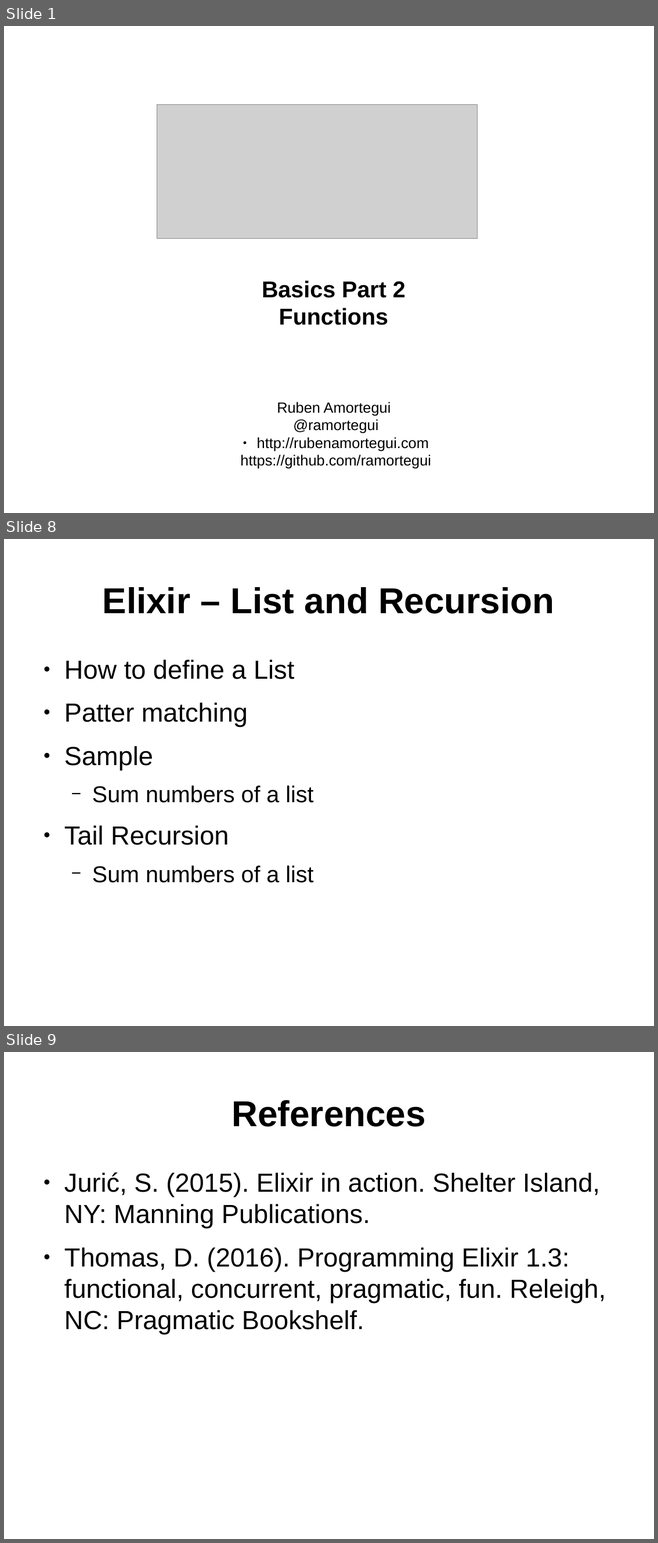
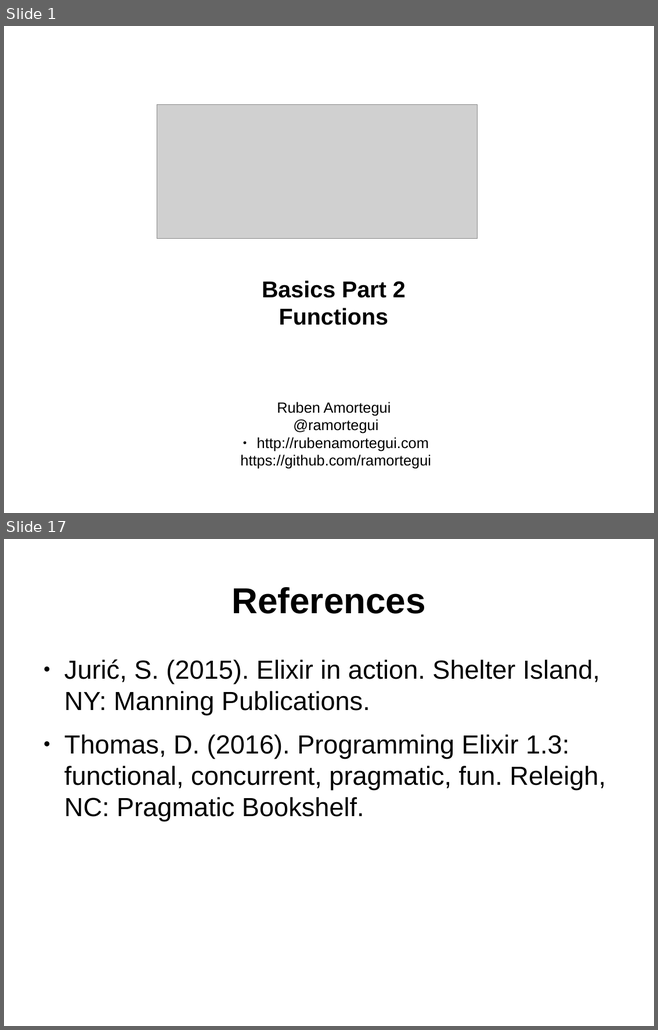
Before and after one commit to ramortegui/talks, a slide deck: elixir-basics-2.odp. Shown one above the other, each under a label of ours: slides 1, 8 and 9 before the commit, slides 1 and 17 after it; the slides between them are not shown. The pictures are 658x1543 and 658x1030 pixels, drawn with LibreOffice and Linux fonts; fonts in the diff are those of the drawing; grey boxes stand for pictures. Boxes give left, top, right and bottom in pixels: in the first picture for what was removed or moved away, otherwise in the second. Text is boxed around its words. In the diff, an @@ line names an element or a change of style, - is before the commit and + after.

```diff
--- a/elixir-basics-2.odp
+++ b/elixir-basics-2.odp
@@ slide 8 removed at bbox=[4, 539, 654, 1026], background #FFFFFF @@
@@ title removed at bbox=[103, 587, 554, 614] @@
-Elixir – List and Recursion
@@ text removed at bbox=[64, 660, 313, 883] @@
-● How to define a List
-● Patter matching
-● Sample
-  − Sum numbers of a list
-● Tail Recursion
-  − Sum numbers of a list
@@ what was slide 9 is now slide 17 @@
```
Also in this commit, not shown: 5 slides changed, 10 slides added, 1 other slide removed.
